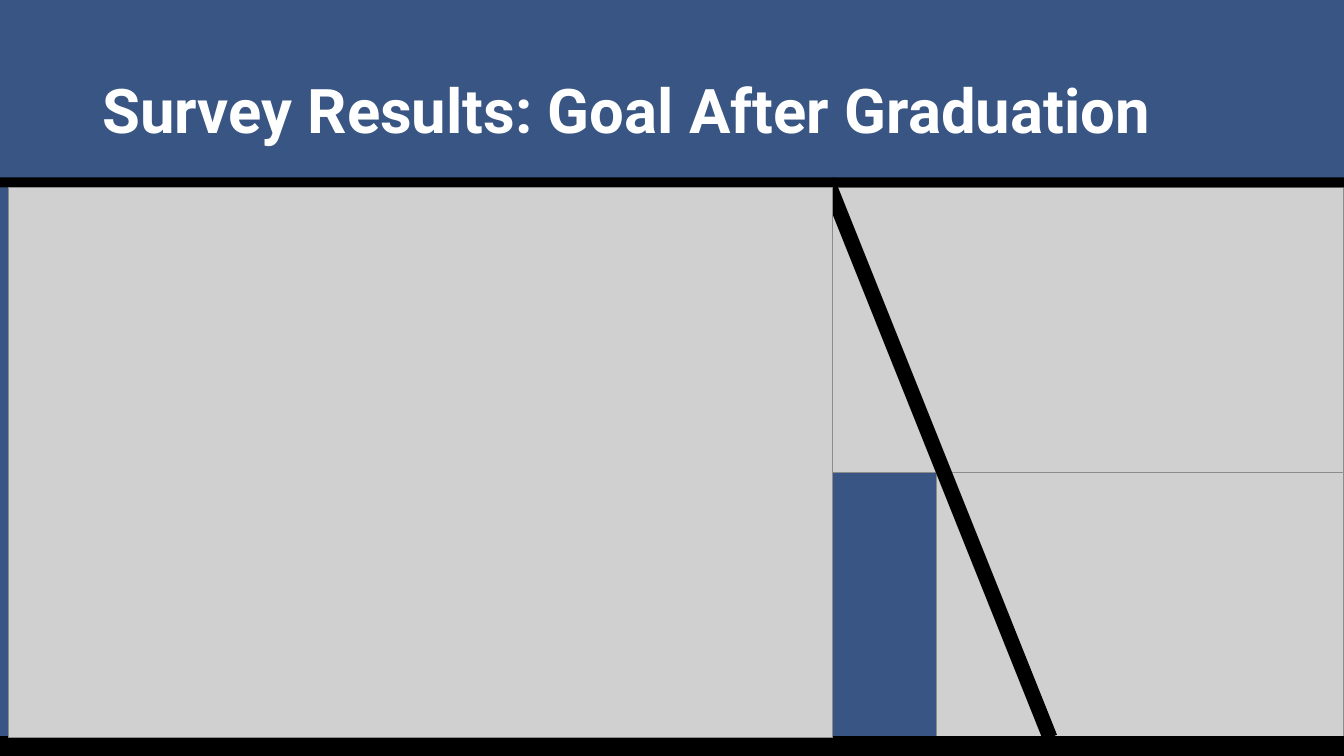
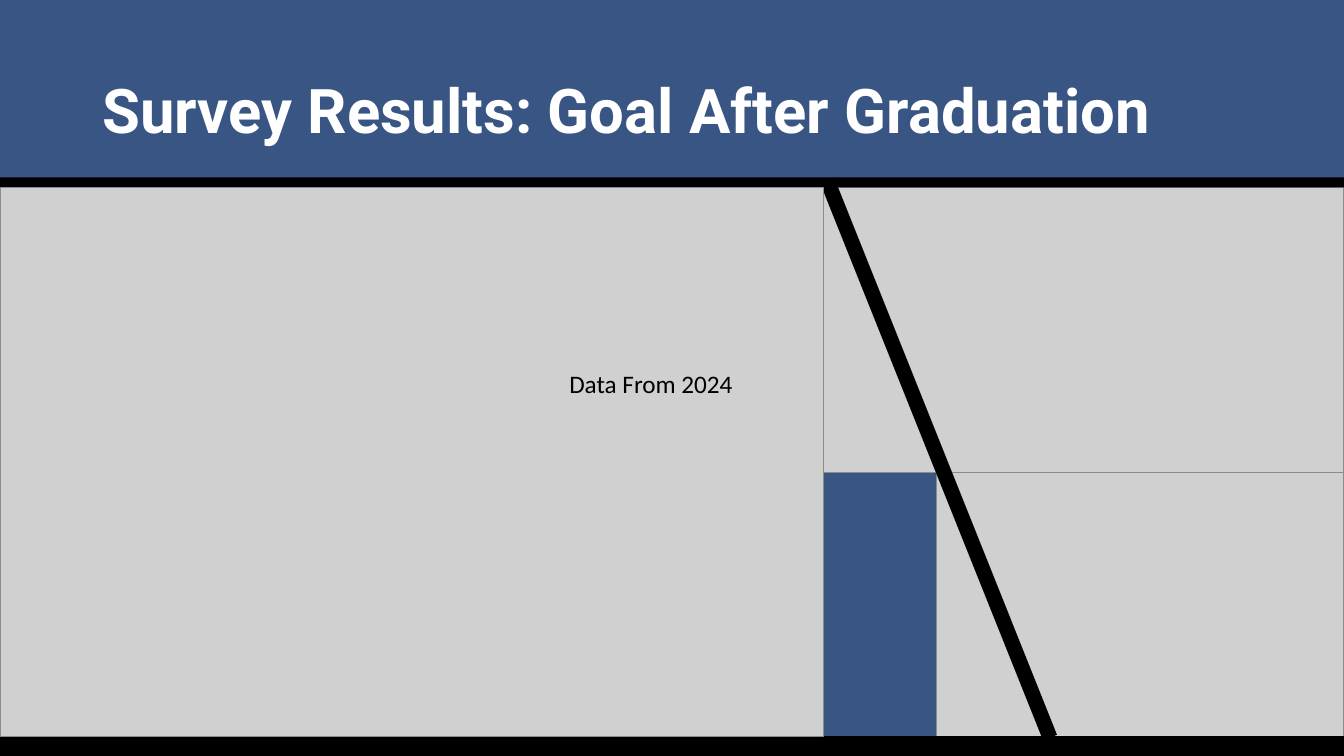
Before and after one commit to SuperMarioGiacomazzo/STOR538_WEBSITE, a slide deck: slide 5 of Slides/Sports Analytics 1/Sports_Analytics_1_Lecture.pptx. Drawn at 1344x756 pixels with LibreOffice and Linux fonts; fonts in the diff are those of the drawing; grey boxes stand for pictures. Boxes give left, top, right and bottom in pixels: in the first picture for what was removed or moved away, otherwise in the second. Text is boxed around its words. In the diff, an @@ line names an element or a change of style, - is before the commit and + after.

```diff
--- a/Slides/Sports Analytics 1/Sports_Analytics_1_Lecture.pptx
+++ b/Slides/Sports Analytics 1/Sports_Analytics_1_Lecture.pptx
@@ picture: place and size @@
-picture at [8,188,833,737]
+picture at [0,188,824,737]
@@ text added at [569,376,732,393], 18 pt, text #000000 @@
+Data From 2024
```
Also in this commit, not shown: 9 other slides changed, 2 slides added, 4 slides removed, 12 other files.
